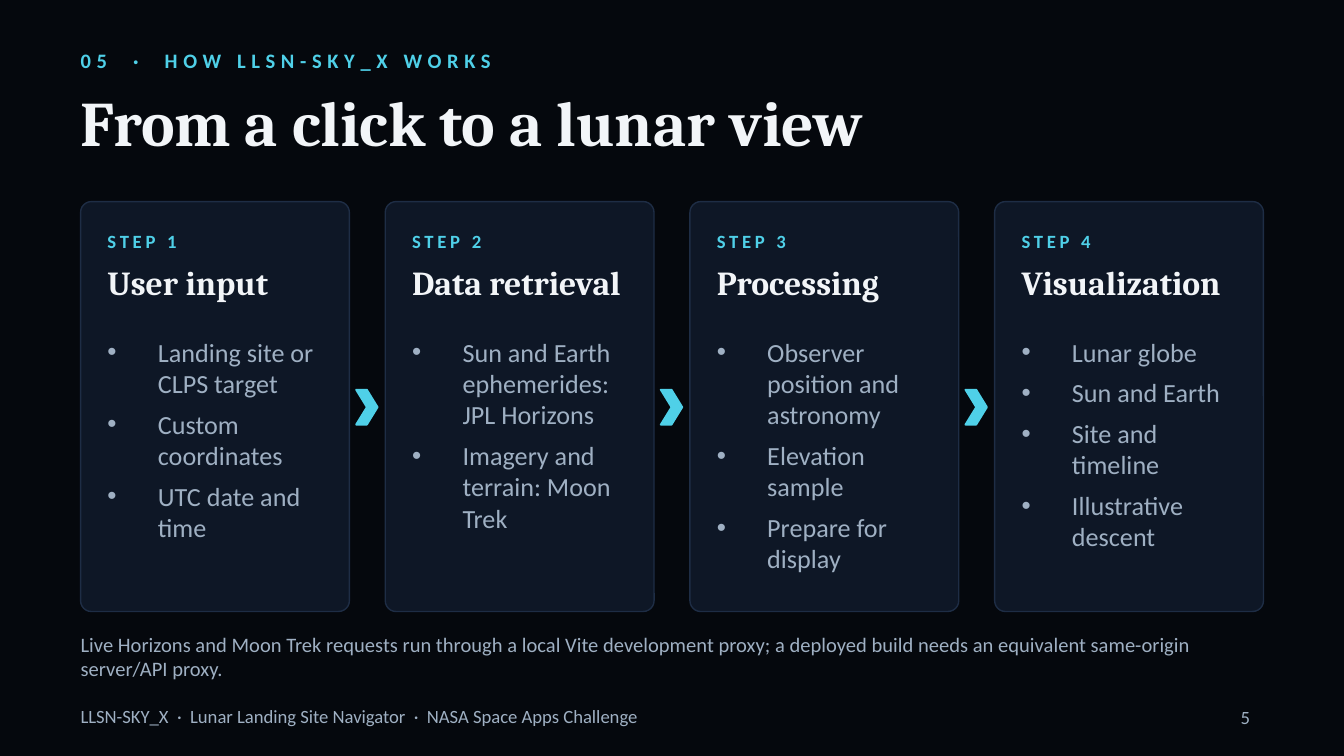
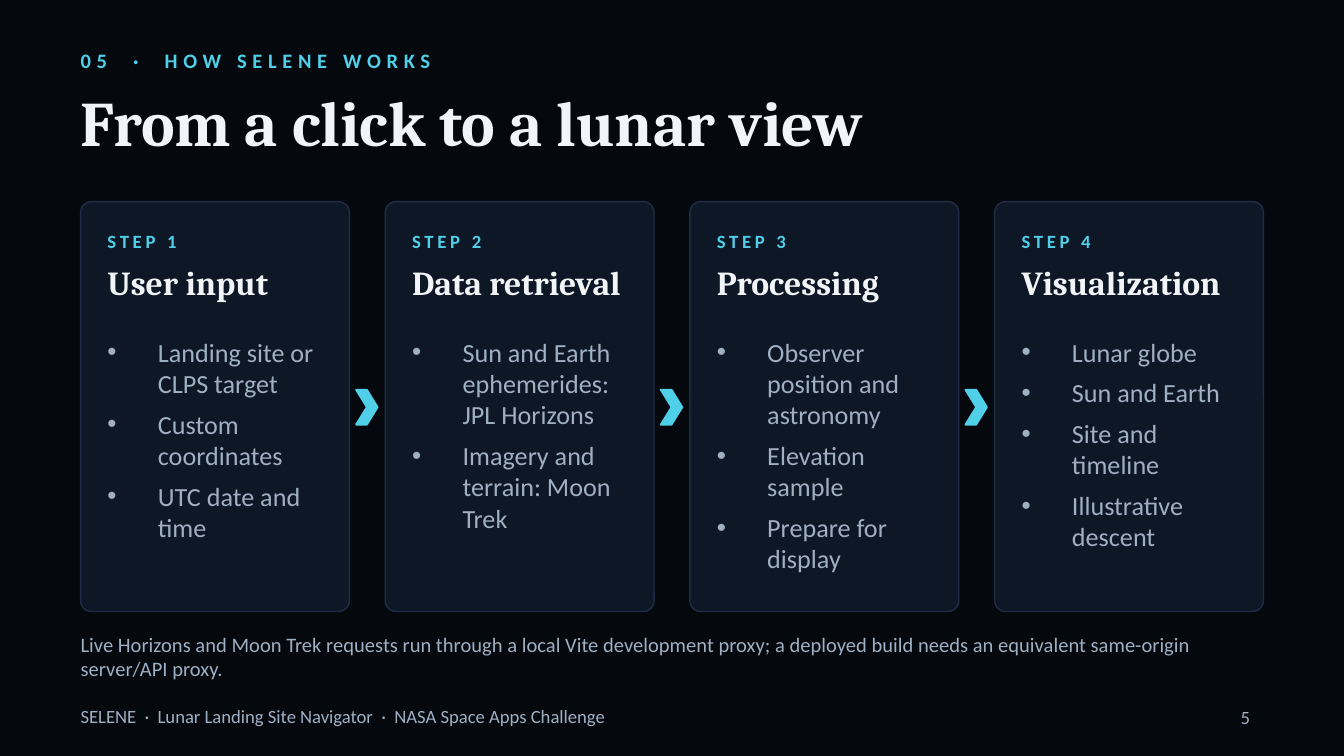
Before and after one commit to Jamal0602/LLSN-SKY_X, a slide deck: slide 5 of data/Lunar_Landing_Site_Navigator.pptx. Drawn at 1344x756 pixels with LibreOffice and Linux fonts; fonts in the diff are those of the drawing. Boxes give left, top, right and bottom in pixels: in the first picture for what was removed or moved away, otherwise in the second. Text is boxed around its words. In the diff, an @@ line names an element or a change of style, - is before the commit and + after.

```diff
--- a/data/Lunar_Landing_Site_Navigator.pptx
+++ b/data/Lunar_Landing_Site_Navigator.pptx
@@ text at [81,54,430,68]: text changed @@
-05 · HOW LLSN-SKY_X WORKS
+05 · HOW SELENE WORKS
@@ text at [81,710,605,726]: text changed @@
-LLSN-SKY_X · Lunar Landing Site Navigator · NASA Space Apps Challenge
+SELENE · Lunar Landing Site Navigator · NASA Space Apps Challenge
```
Also in this commit, not shown: 7 other slides changed, 12 other files.
